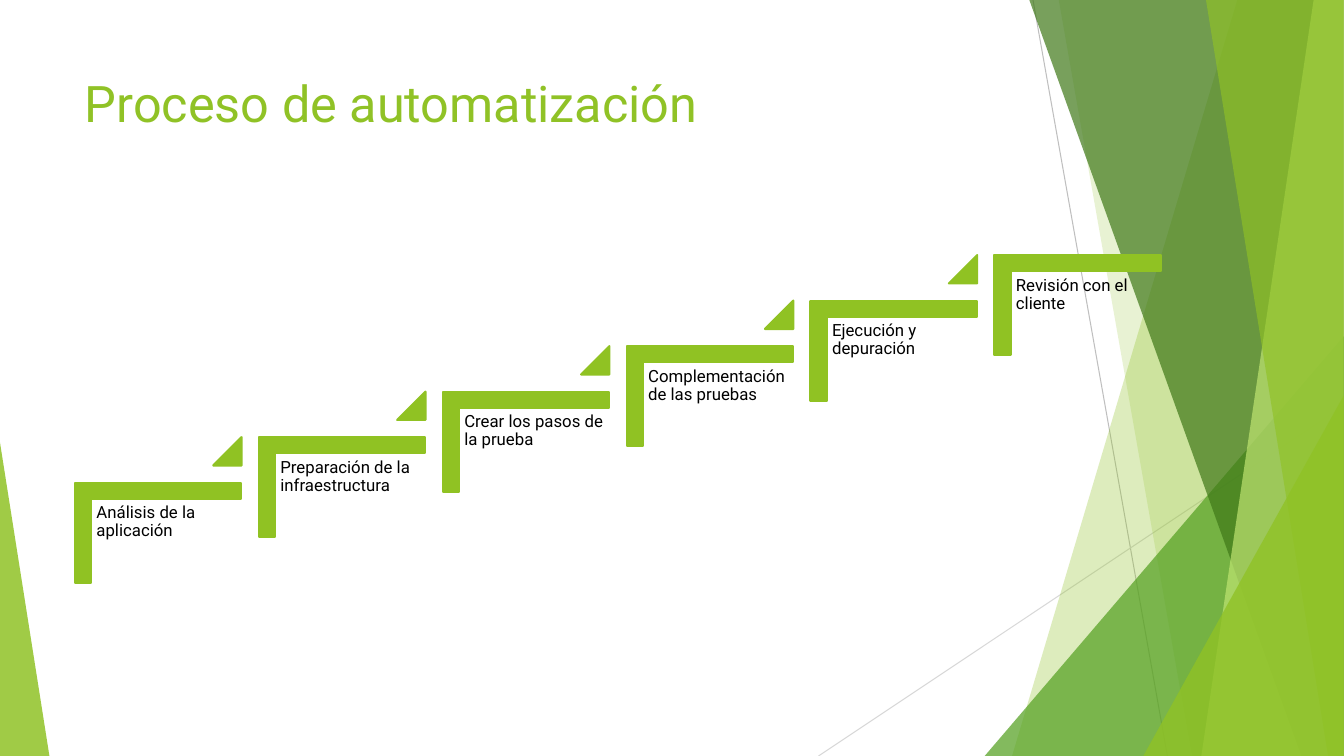
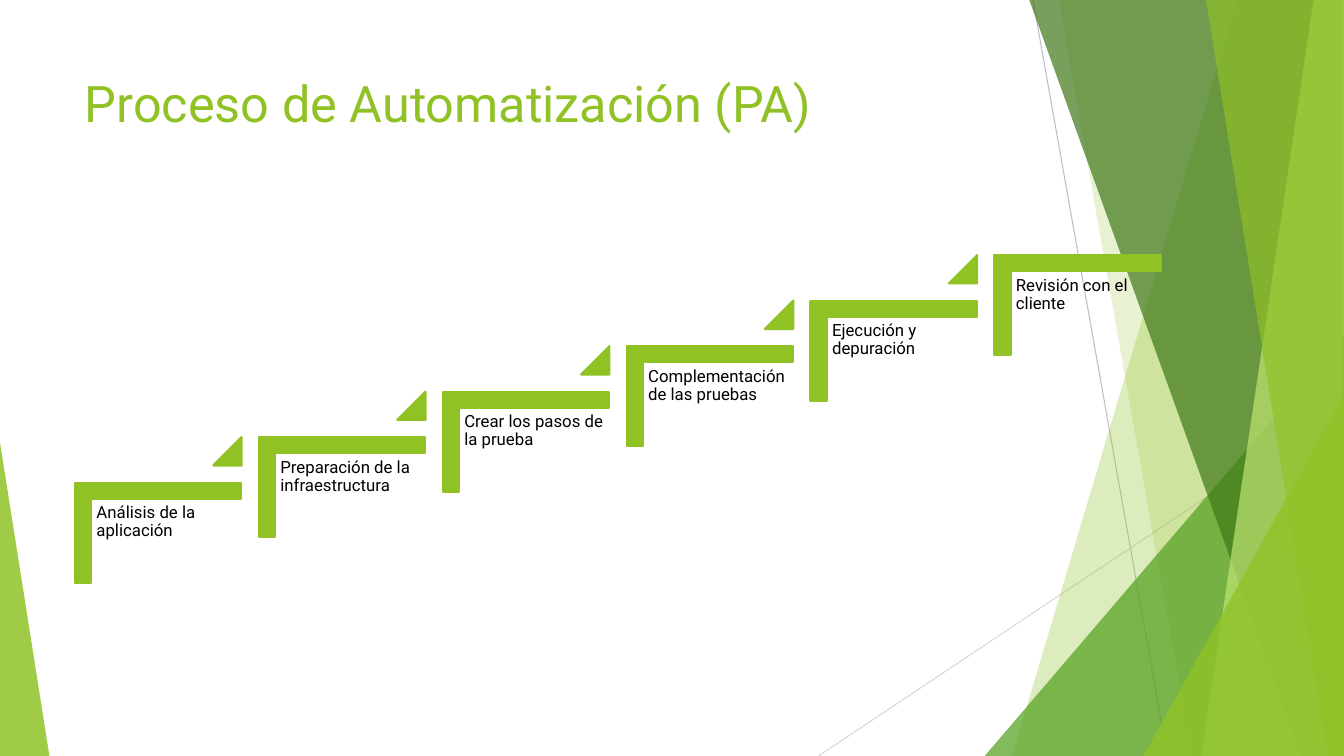
Before and after one commit to jomarnavarro/intro_automation, a slide deck: slide 7 of presentaciones/Selenium, session 1.pptx. Drawn at 1344x756 pixels with LibreOffice and Linux fonts; fonts in the diff are those of the drawing. Boxes give left, top, right and bottom in pixels: in the first picture for what was removed or moved away, otherwise in the second. Text is boxed around its words. In the diff, an @@ line names an element or a change of style, - is before the commit and + after.

```diff
--- a/presentaciones/Selenium, session 1.pptx
+++ b/presentaciones/Selenium, session 1.pptx
@@ title at [85,82,811,134]: text changed @@
-Proceso de automatización
+Proceso de Automatización (PA)
```
Also in this commit, not shown: 4 other slides changed, 5 slides added, 1 other file.
